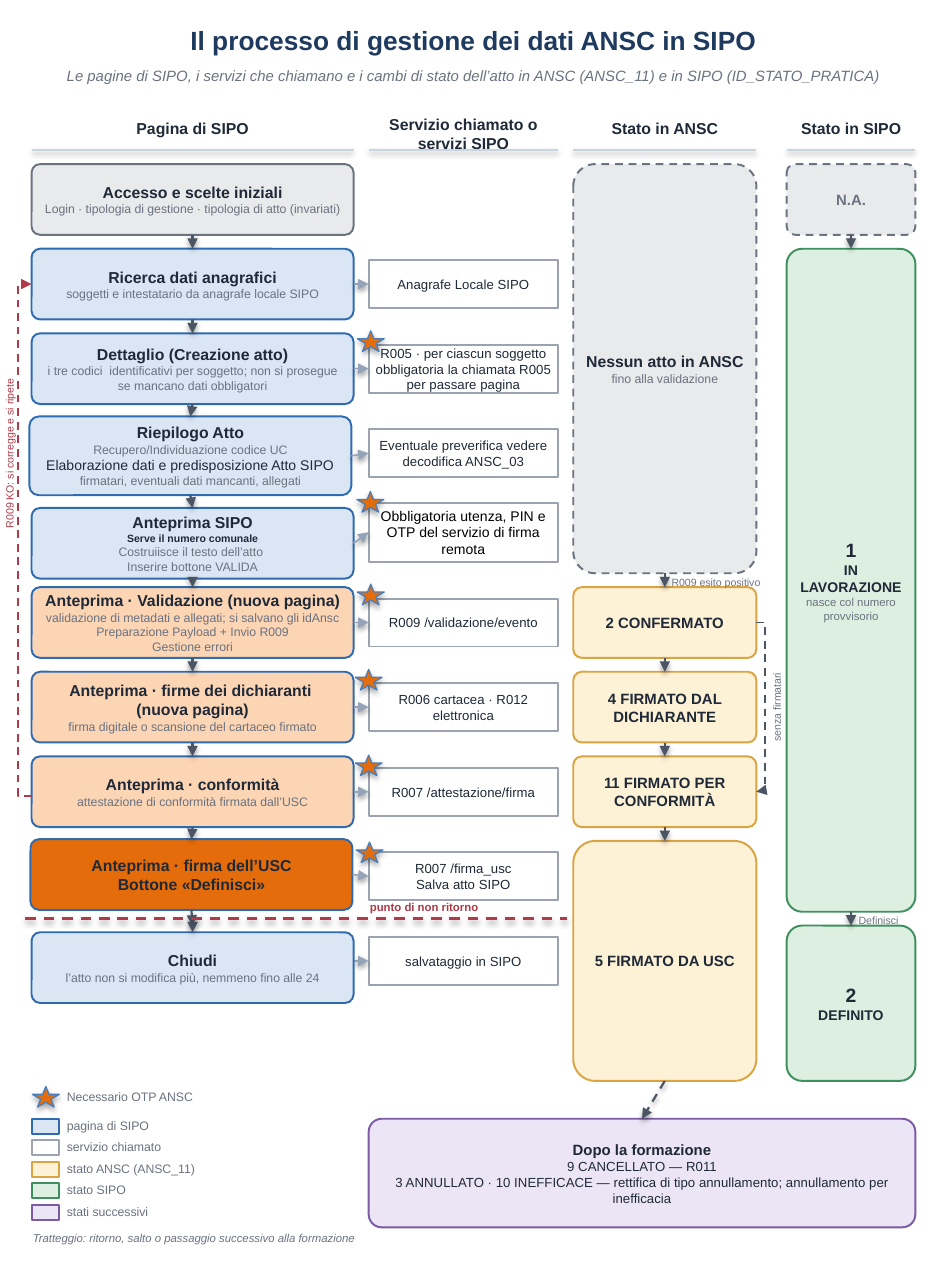
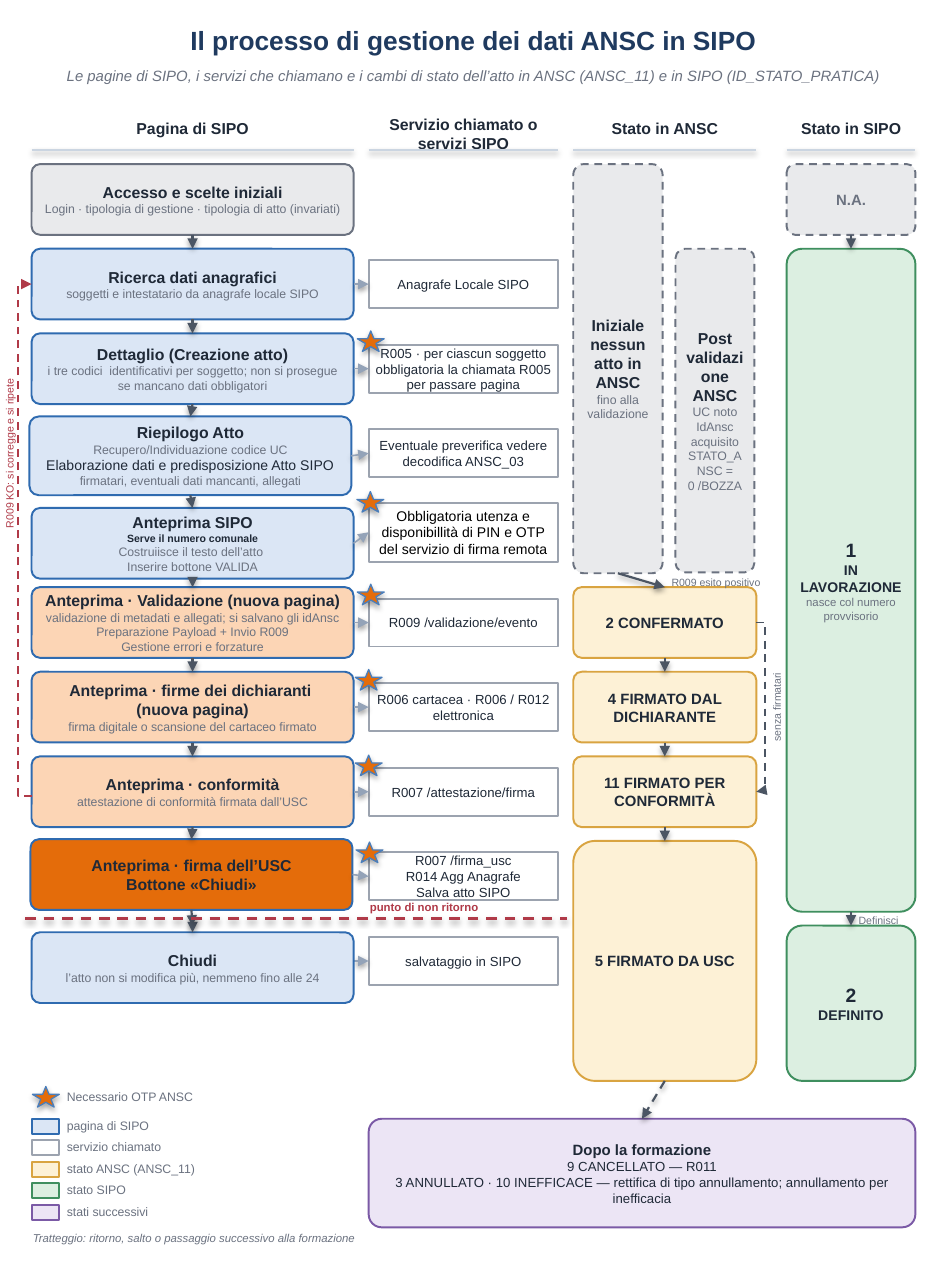
Before and after one commit to bpuccetti1802/cdr, a slide deck: slide 1 of Documenti finali/strumenti/img/workflow_ansc_sipo.pptx. Drawn at 947x1288 pixels with LibreOffice and Linux fonts; fonts in the diff are those of the drawing. Boxes give left, top, right and bottom in pixels: in the first picture for what was removed or moved away, otherwise in the second. Text is boxed around its words. In the diff, an @@ line names an element or a change of style, - is before the commit and + after.

```diff
--- a/Documenti finali/strumenti/img/workflow_ansc_sipo.pptx
+++ b/Documenti finali/strumenti/img/workflow_ansc_sipo.pptx
@@ rounded rectangle "Iniziale nessun atto in ANSC": place and size @@
-rounded rectangle "Iniziale nessun atto in ANSC" at (573,164,756,573)
+rounded rectangle "Iniziale nessun atto in ANSC" at (573,164,663,573)
@@ rounded rectangle added at (676,249,754,572), fill #E9EAEC, outline #6B7280 1.1 pt dashed, 7 pt, text #6B7280 @@
+Post validazione ANSC
+UC noto
+IdAnsc acquisito
+STATO_ANSC = 0 /BOZZA
@@ text in rounded rectangle at (590,319,645,388): text changed @@
-Nessun atto in ANSC
+Iniziale nessun atto in ANSC
@@ text in rectangle at (379,511,547,554): text changed @@
-Obbligatoria utenza, PIN e OTP del servizio di firma remota
+Obbligatoria utenza e disponibillità di PIN e OTP del servizio di firma remota
@@ arrow moved from (664, 573) - (664, 587) to (617, 573) - (664, 587) @@
@@ text in rounded rectangle at (46,613,339,651): text changed @@
-validazione di metadati e allegati; si salvano gli idAnsc
-Preparazione Payload + Invio R009
-Gestione errori
+validazione di metadati e allegati; si salvano gli idAnsc
+Preparazione Payload + Invio R009
+Gestione errori e forzature
@@ text in rectangle at (377,695,550,720): text changed @@
-R006 cartacea · R012 elettronica
+R006 cartacea · R006 / R012 elettronica
@@ text in rounded rectangle at (91,859,292,890): text changed @@
-Anteprima · firma dell’USC
-Bottone «Definisci»
+Anteprima · firma dell’USC
+Bottone «Chiudi»
@@ text in rectangle at (406,871,521,884): paragraph added @@
+R014 Agg Anagrafe
```
Also in this commit, not shown: 44 other files.
